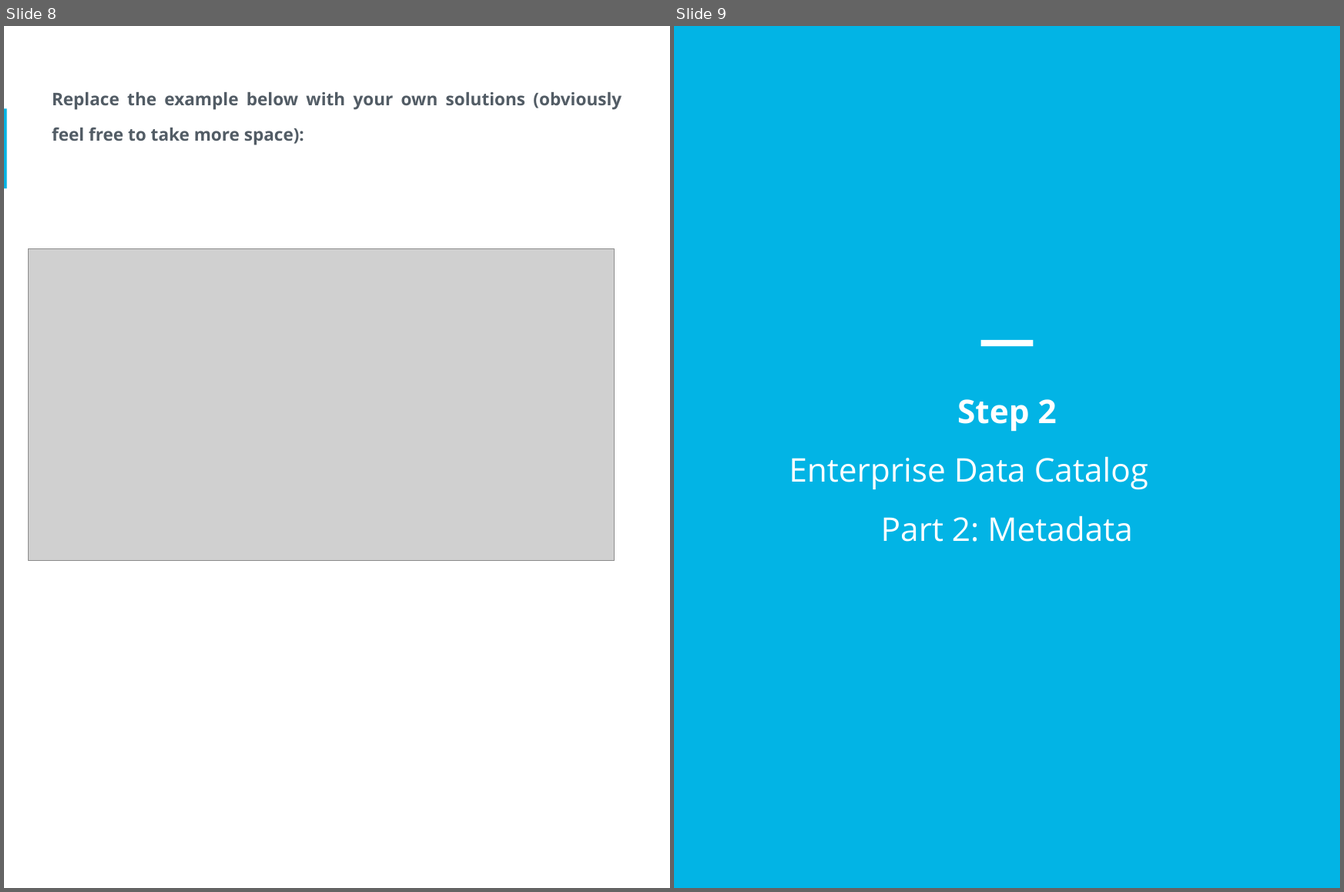
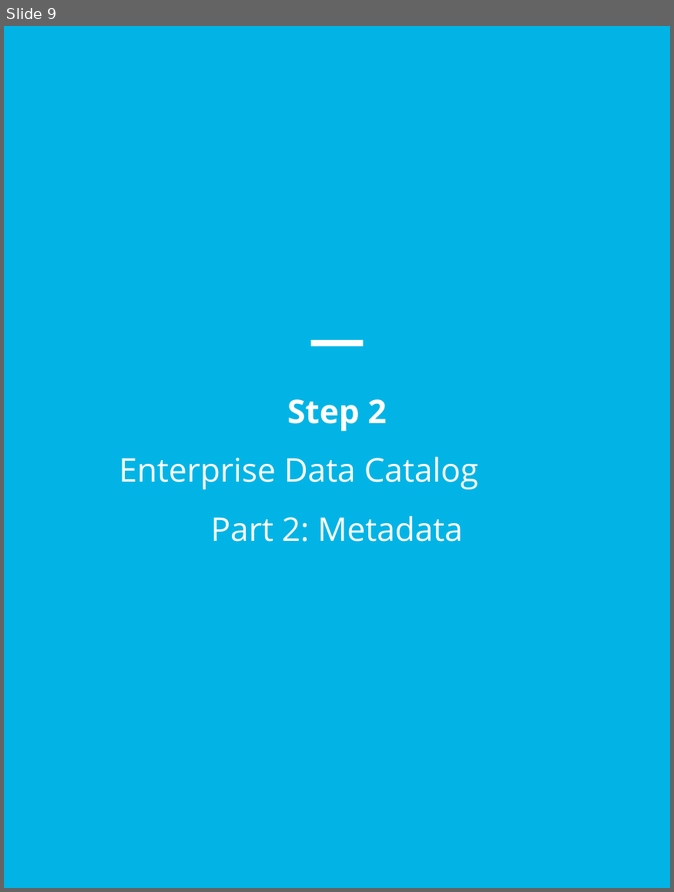
Before and after one commit to SwimLane2/udacity-ai-masters, a slide deck: Modules/03-Data-Architect/projects/Project 4 - SneakerPark Data Governance/report/sneakerpark_data_governance.pptx. Shown side by side, each under a label of ours: slides 8 and 9 before the commit, slide 9 after it. The pictures are 1344x892 and 674x892 pixels, drawn with LibreOffice and Linux fonts; fonts in the diff are those of the drawing; grey boxes stand for pictures. Boxes give left, top, right and bottom in pixels: in the first picture for what was removed or moved away, otherwise in the second. Text is boxed around its words. In the diff, an @@ line names an element or a change of style, - is before the commit and + after.

```diff
--- a/Modules/03-Data-Architect/projects/Project 4 - SneakerPark Data Governance/report/sneakerpark_data_governance.pptx
+++ b/Modules/03-Data-Architect/projects/Project 4 - SneakerPark Data Governance/report/sneakerpark_data_governance.pptx
@@ slide 8 removed at [4,26,670,888], background #FFFFFF @@
@@ text removed at [52,92,622,145] @@
-Replace the example below with your own solutions (obviously feel free to take more space):
@@ rectangle removed at [4,108,7,188] @@
@@ picture removed at [29,249,615,560] @@
```
Also in this commit, not shown: 1 slide changed, 1 slide added, 3 other files.
